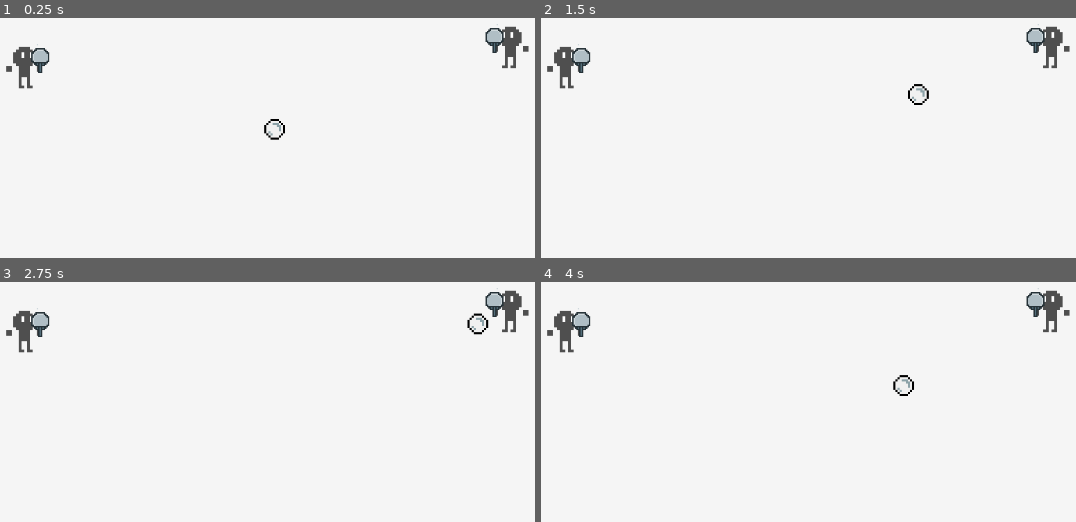
Above: before the commit, frames 1-4 (two rows, left to right).
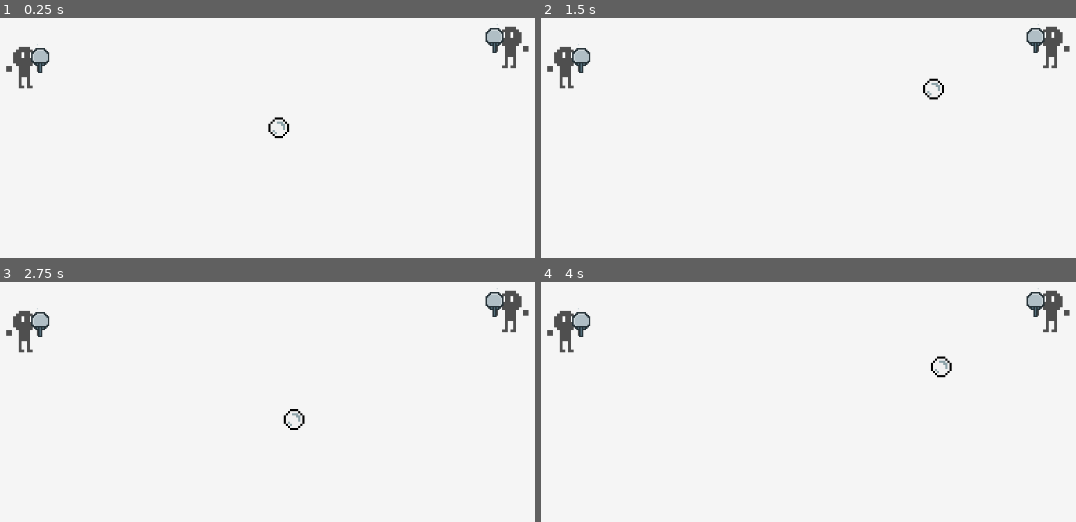
Above: after the commit, the same moments.

Repository: xharris/pongplus
Game: Godot game, scene res://entities/game/game.tscn
Same seed, same stepped clock (60 frames per second), same inputs: the game is played once before the commit and once after it.
Inputs:
- Up to frame 1 (0.25 s): no input
- Up to frame 2 (1.5 s): no input
- Up to frame 3 (2.75 s): no input
- Up to frame 4 (4 s): no input

The runs differ from the first frame. In frame 1, 0.2% of the frame differs, in the area x 49-55%, y 41-51%; in frame 2, 0.3%; in frame 3, 0.3%, in the area x 52-92%, y 12-62%; in frame 4, 0.3%.

Commit message:
adds a camera shake

Diff:
--- /dev/null
+++ b/components/camera/camera.gd
@@ -0,0 +1,34 @@
+extends Node2D
+class_name Camera
+
+static func update_view(delta: float):
+    var root = Engine.get_main_loop().root
+    var canvas_transform = Transform2D.IDENTITY
+    for c: Camera in root.get_tree().get_nodes_in_group(Groups.CAMERA):
+        canvas_transform *= c._xform
+    root.get_viewport().canvas_transform = canvas_transform
+
+@export var shake_duration: float = 1.5
+@export var shake_intensity: float = 30
+
+var _shake_t: float = 0
+var _shake_offset: Vector2 = Vector2(0, 0)
+var t: float = 0
+var _xform: Transform2D
+
+func _ready() -> void:
+    add_to_group(Groups.CAMERA)
+
+func _process(delta: float) -> void:
+    _xform = Transform2D.IDENTITY
+    # shake camera
+    if _shake_t > 0 and shake_duration > 0:
+        _xform = _xform.translated(sin(t) * _shake_offset)
+        var amount = (shake_duration - _shake_t) / shake_duration
+        _shake_offset = _shake_offset.lerp(Vector2.ZERO, amount)
+        _shake_t -= delta
+        t += delta * shake_intensity
+
+func shake(amount: Vector2):
+    _shake_offset = amount
+    _shake_t = shake_duration
--- /dev/null
+++ b/components/camera/camera.tscn
@@ -0,0 +1,7 @@
+[gd_scene load_steps=2 format=3 uid="uid://do5aduvfpkbbv"]
+
+[ext_resource type="Script" uid="uid://bpu0kx3kdynxc" path="res://components/camera/camera.gd" id="1_s8cyt"]
+
+[node name="Camera" type="Node2D"]
+top_level = true
+script = ExtResource("1_s8cyt")
--- a/components/hitbox/hitbox.gd
+++ b/components/hitbox/hitbox.gd
@@ -50,6 +50,6 @@
                 if c is CollisionShape2D:
                     var shape = c.shape
                     if shape is CircleShape2D:
-                        _log.info("set particles radius: %d" % [shape.radius])
+                        _log.debug("set particles radius: %d" % [shape.radius])
                         particles_mat.emission_ring_radius = shape.radius
                         particles_mat.emission_ring_inner_radius = shape.radius
--- a/components/missile/default_duration_curve.tres
+++ b/components/missile/default_duration_curve.tres
@@ -1,6 +1,6 @@
 [gd_resource type="Curve" format=3 uid="uid://bkxji5e8l7bx6"]
 
 [resource]
-_data = [Vector2(0, 0), 0.0, 1.0, 0, 1, Vector2(1, 1), 1.0, 0.0, 1, 0]
+_data = [Vector2(0, 0.2), 0.0, 0.8, 0, 1, Vector2(1, 1), 0.0, 0.0, 0, 0]
 point_count = 2
 metadata/_snap_enabled = true
--- a/components/missile/missile.gd
+++ b/components/missile/missile.gd
@@ -1,10 +1,10 @@
 extends Node2D
 class_name Missile
 
-## seconds
-const MISSILE_DURATION_MIN = 3
-## seconds
-const MISSILE_DURATION_MAX = 3
+## Seconds
+const MISSILE_DURATION_MIN: float = 3
+## Seconds
+const MISSILE_DURATION_MAX: float = 1
 
 var _log = Logger.new("missile")
 var _current_curve: Curve2D
--- a/entities/game/game.gd
+++ b/entities/game/game.gd
@@ -3,3 +3,6 @@
 
 func _ready() -> void:
     add_to_group(Groups.GAME)
+
+func _process(delta: float) -> void:
+    Camera.update_view(delta)
--- a/entities/player/player.gd
+++ b/entities/player/player.gd
@@ -10,6 +10,7 @@
 @onready var hitbox: Hitbox = $Hitbox
 @onready var hurtbox: Hitbox = $Hurtbox
 @onready var character: Character = $Character
+@onready var camera: Camera = $Camera
 
 @export var player_controller_config: PlayerControllerConfig
 @export var abilities: Array[Ability]
@@ -78,6 +79,7 @@
     var parent = body.get_parent()
     if parent is Ball:
         _log.debug("I hit %s" % [parent])
+        camera.shake(Vector2(4, 0))
         # get last platform targeted
         var targets = parent.missile.target_history.duplicate()
         targets.reverse()
--- a/entities/player/player.tscn
+++ b/entities/player/player.tscn
@@ -7,6 +7,7 @@
 [ext_resource type="PackedScene" uid="uid://ckj14pn1icvha" path="res://components/player_controller/player_controller.tscn" id="3_bls4j"]
 [ext_resource type="PackedScene" uid="uid://4b5bvjbbd8nl" path="res://components/hitbox/hitbox.tscn" id="5_fkugw"]
 [ext_resource type="PackedScene" uid="uid://bjkuareenbkbr" path="res://components/character/character.tscn" id="7_qiwj3"]
+[ext_resource type="PackedScene" uid="uid://do5aduvfpkbbv" path="res://components/camera/camera.tscn" id="8_26q78"]
 
 [sub_resource type="CircleShape2D" id="CircleShape2D_8fjmc"]
 radius = 16.0
@@ -33,3 +34,5 @@
 shape = SubResource("CircleShape2D_qiwj3")
 
 [node name="Character" parent="." instance=ExtResource("7_qiwj3")]
+
+[node name="Camera" parent="." instance=ExtResource("8_26q78")]
--- a/groups.gd
+++ b/groups.gd
@@ -6,3 +6,4 @@
 const HITBOX = &"hitbox"
 const BALL = &"ball"
 const GAME = &"game"
+const CAMERA = &"camera"
Not shown, added: components/camera/camera.gd.uid
Not shown: 1 places in entities/player/player.tscn that only renumber resources
